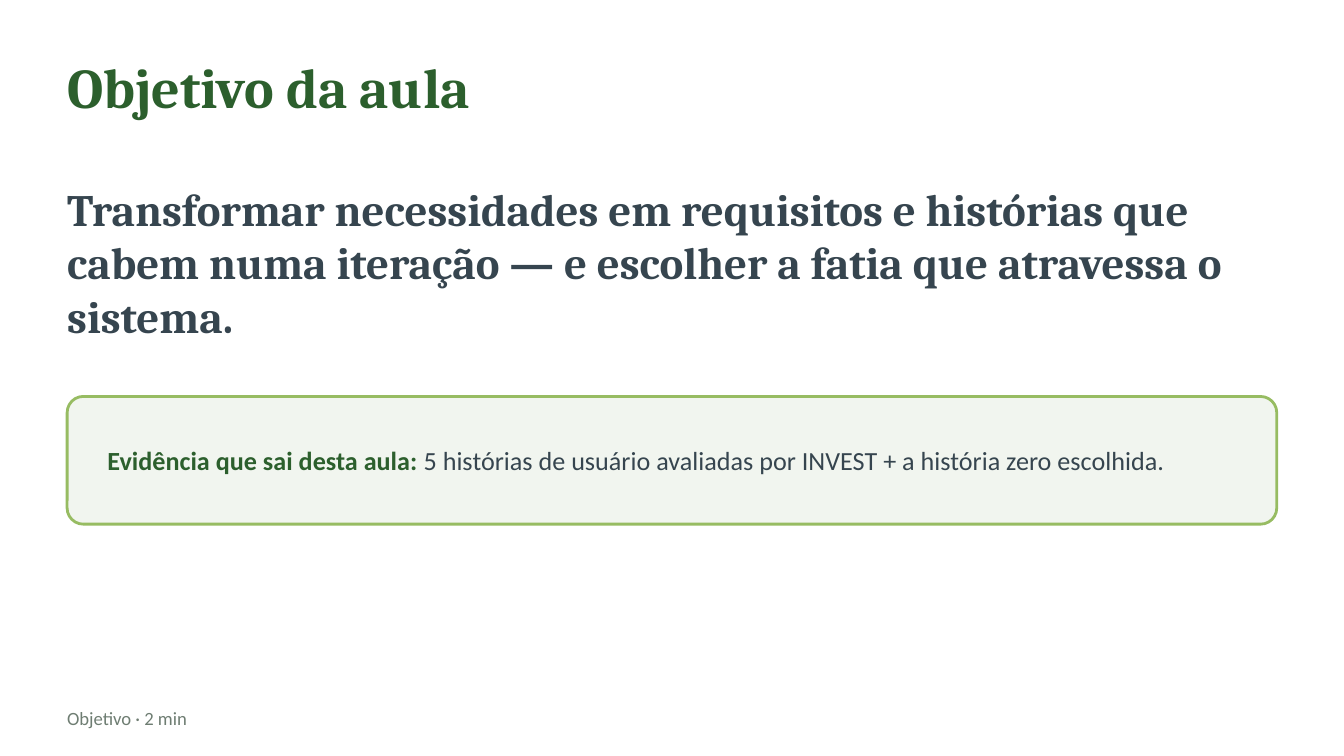
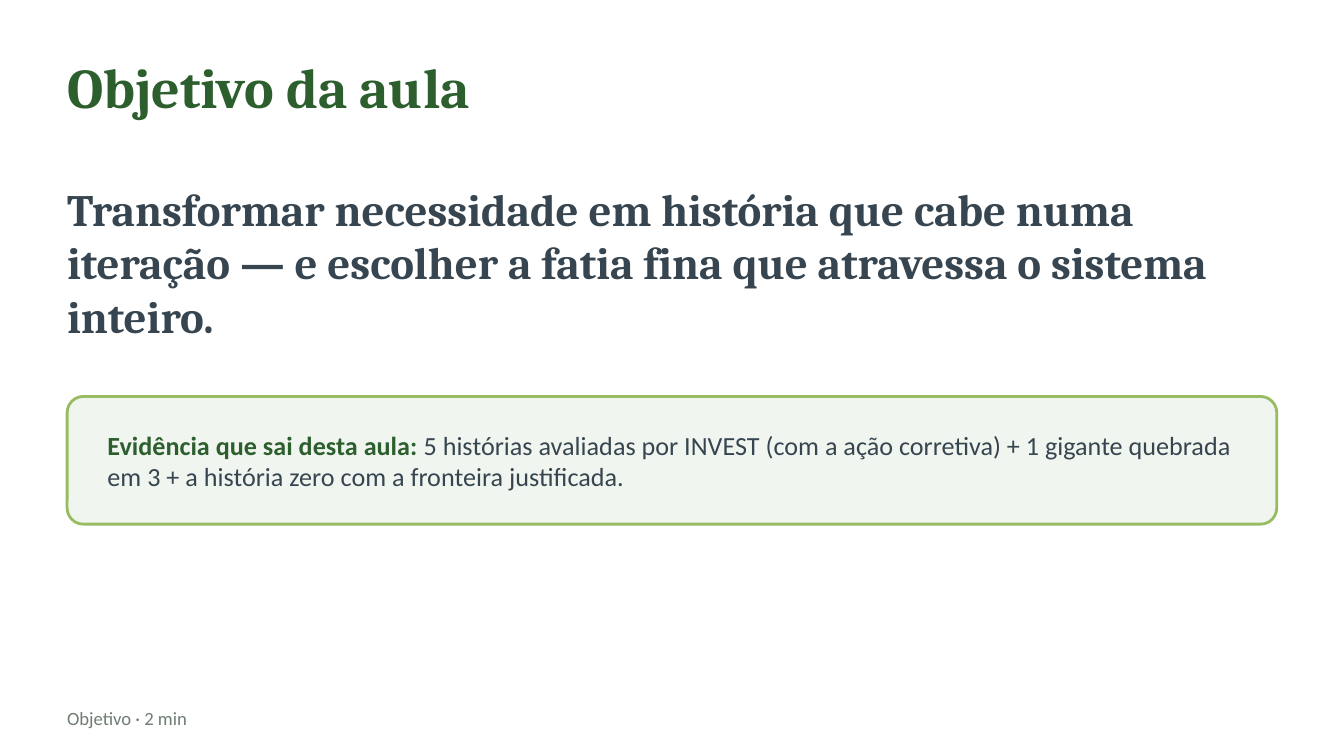
Before and after one commit to CatolicaSC-EngSoft/g1126-analise-projeto-desenvolvimento-agil-alunos, a slide deck: slide 4 of slides/aula-03-requisitos-historias-usuario.pptx. Drawn at 1344x756 pixels with LibreOffice and Linux fonts; fonts in the diff are those of the drawing. Boxes give left, top, right and bottom in pixels: in the first picture for what was removed or moved away, otherwise in the second. Text is boxed around its words. In the diff, an @@ line names an element or a change of style, - is before the commit and + after.

Commit message:
Aula 3: detalhamento do encontro, deck com infográficos e enunciado da atividade

```diff
--- a/slides/aula-03-requisitos-historias-usuario.pptx
+++ b/slides/aula-03-requisitos-historias-usuario.pptx
@@ text at [67,194,1207,334]: text changed @@
-Transformar necessidades em requisitos e histórias que cabem numa iteração — e escolher a fatia que atravessa o sistema.
+Transformar necessidade em história que cabe numa iteração — e escolher a fatia fina que atravessa o sistema inteiro.
@@ text at [107,436,1231,491]: text changed @@
-Evidência que sai desta aula: 5 histórias de usuário avaliadas por INVEST + a história zero escolhida.
+Evidência que sai desta aula: 5 histórias avaliadas por INVEST (com a ação corretiva) + 1 gigante quebrada em 3 + a história zero com a fronteira justificada.
```
Also in this commit, not shown: 11 other slides changed, 17 slides added, 3 slides removed, 2 other files.
